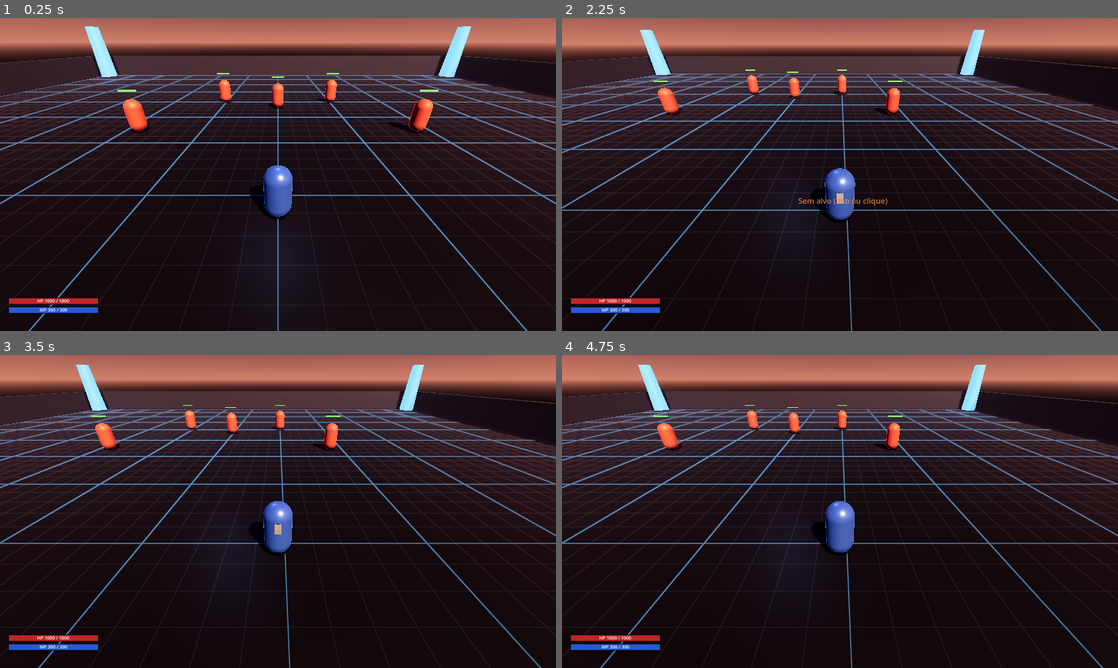
Above: before the commit, frames 1-4 (two rows, left to right).
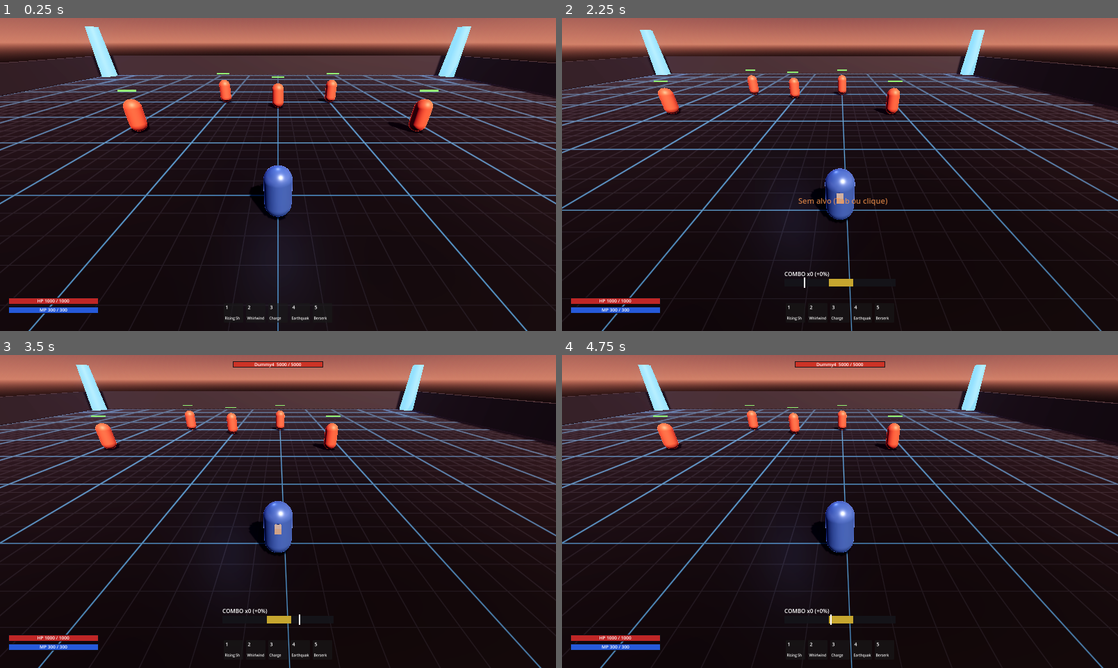
Above: after the commit, the same moments.

Repository: AlexandreBAntonio/Cabal
Game: Godot game, scene res://scenes/main.tscn
Two runs of this game, one before a commit and one after it. Both use one fixed random seed, a clock stepped at 60 frames per second and the inputs below.
Inputs (mouse positions are in pixels of both pictures, inside the frame that each line leads up to):
- Up to frame 1 (0.25 s): no input
- Up to frame 2 (2.25 s): move the mouse to (962, 158) at 0.52 s; hold D (move_right) 0.53-1.28 s; hold Shift (autoface_toggle) 0.53-1.28 s; click (962, 158) at 0.67 s; move the mouse to (728, 190) at 1.27 s; hold S (move_back) 1.28-2.03 s; tap Space (basic_attack) at 1.35 s; move the mouse to (895, 105) at 2.02 s; hold D (move_right) from 2.03 s (still down); hold R (combo_mode) from 2.03 s (still down)
- Up to frame 3 (3.5 s): tap Enter at 2.75 s; move the mouse to (250, 574) at 2.77 s; release D (move_right) at 2.78 s; release R (combo_mode) at 2.78 s; hold W (move_forward) from 2.78 s (still down); tap Tab (target_tab) at 2.85 s; click (250, 574) at 2.92 s
- Up to frame 4 (4.75 s): tap Space (basic_attack) at 3.5, 4.35 s; move the mouse to (1006, 558) at 3.52 s; release W (move_forward) at 3.53 s; hold Shift (autoface_toggle) 3.53-4.28 s; hold A (move_left) from 3.53 s (still down); move the mouse to (673, 464) at 4.27 s

The runs differ from the first frame. In frame 1, 0.2% of the frame differs, in the area x 40-59%, y 91-98%; in frame 2, 0.3%; in frame 3, 0.6%, in the area x 40-59%, y 2-97%; in frame 4, 0.6%.
Error before the commit: Invalid access to property or key 'display_name' on a base object of type 'Resource'. (res://scripts/ui/hud.gd:197)

Commit message:
Harden skill resource loading against stale import cache
- gladiator_sim: reload any skill .tres that lost its SkillData script
  (CACHE_MODE_IGNORE) and warn instead of crashing
- hud: defensive slot label access, empty slot instead of runtime error
- setup.ps1: wipe .godot import cache on every update to prevent stale
  script/resource state when files change outside the editor

Co-Authored-By: Claude Fable 5 <noreply@anthropic.com>
Claude-Session: https://claude.ai/code/session_016EhTv72NtrVbeZtxJRiFqS

Diff:
--- a/scripts/sim/gladiator_sim.gd
+++ b/scripts/sim/gladiator_sim.gd
@@ -79,10 +79,25 @@
 @onready var _hitbox_shape: CollisionShape3D = $SkillHitbox/CollisionShape3D
 
 func _ready() -> void:
+	_heal_skill_resources()
 	hp = max_hp
 	mp = max_mp
 	hp_changed.emit(hp, max_hp)
 	mp_changed.emit(mp, max_mp)
+
+## Workaround: se algum .tres carregou sem o script SkillData (cache de
+## import velho/corrompido), recarrega direto do disco ignorando o cache.
+func _heal_skill_resources() -> void:
+	for i in skills.size():
+		var res: Resource = skills[i]
+		if res == null or res is SkillData:
+			continue
+		if res.resource_path != "":
+			var fresh := ResourceLoader.load(res.resource_path, "", ResourceLoader.CACHE_MODE_IGNORE)
+			if fresh is SkillData:
+				skills[i] = fresh as SkillData
+				continue
+		push_warning("Skill do slot %d carregou sem script SkillData: %s" % [i + 1, str(res.resource_path)])
 
 func _physics_process(delta: float) -> void:
 	_tick_timers(delta)
--- a/scripts/ui/hud.gd
+++ b/scripts/ui/hud.gd
@@ -193,8 +193,10 @@
 	key.add_theme_font_size_override("font_size", 14)
 	panel.add_child(key)
 	var skill_name := Label.new()
-	var sk: SkillData = sim.skills[index] if index < sim.skills.size() else null
-	skill_name.text = sk.display_name.left(9) if sk != null else ""
+	# acesso defensivo: se o .tres carregou sem o script (cache de import
+	# corrompido), mostra slot vazio em vez de quebrar a HUD inteira
+	var sk: Resource = sim.skills[index] if index < sim.skills.size() else null
+	skill_name.text = (sk as SkillData).display_name.left(9) if sk is SkillData else ""
 	skill_name.position = Vector2(3, SLOT_SIZE.y - 20)
 	skill_name.add_theme_font_size_override("font_size", 10)
 	panel.add_child(skill_name)
Not shown, changed: setup.ps1
